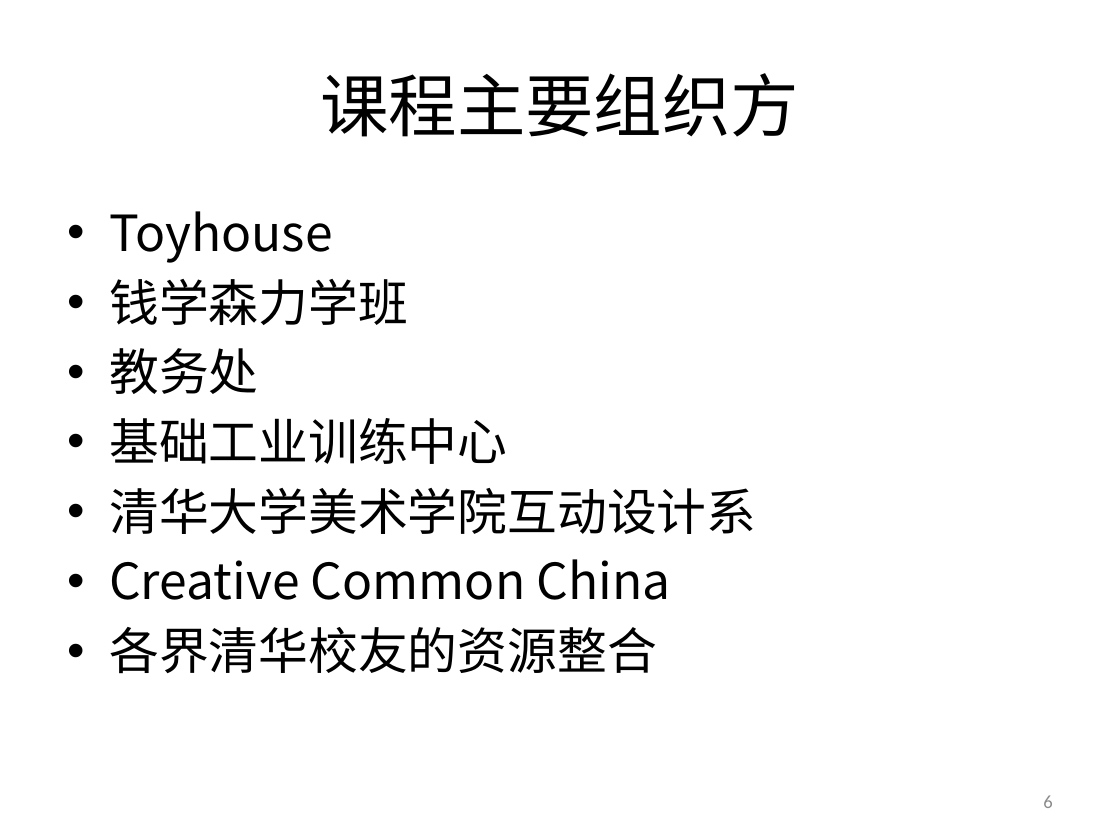
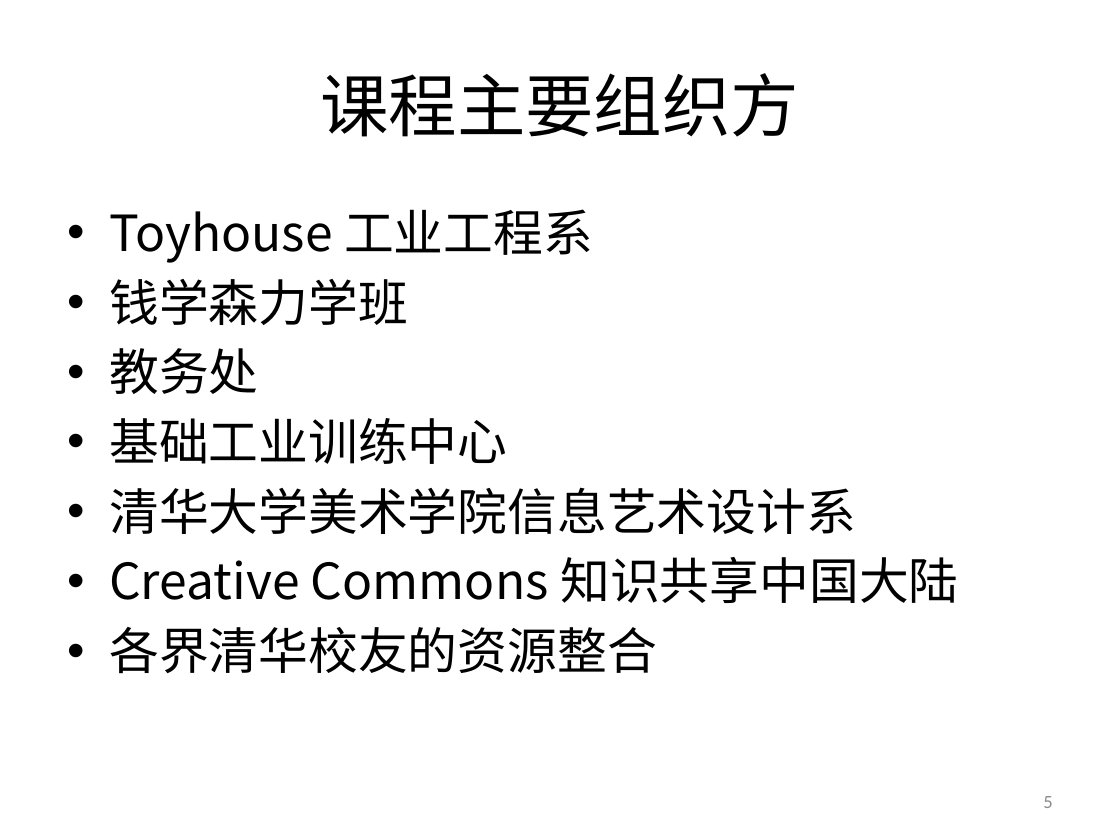
Before and after one commit to woodyme/2014JanXLP, a slide deck: slide 5 of 课程方案/XLP_WorkFLow_CHN.pptx (slide 6 before the commit). Drawn at 1120x840 pixels with LibreOffice and Linux fonts; fonts in the diff are those of the drawing; background and template pictures are left out. Boxes give left, top, right and bottom in pixels: in the first picture for what was removed or moved away, otherwise in the second. Text is boxed around its words. In the diff, an @@ line names an element or a change of style, - is before the commit and + after.

```diff
--- a/课程方案/XLP_WorkFLow_CHN.pptx
+++ b/课程方案/XLP_WorkFLow_CHN.pptx
@@ text at (x1=109, y1=209, x2=593, y2=263): text changed @@
-• Toyhouse
+• Toyhouse 工业工程系
@@ text at (x1=109, y1=487, x2=958, y2=603): text changed @@
-• 清华大学美术学院互动设计系
-• Creative Common China
+• 清华大学美术学院信息艺术设计系
+• Creative Commons 知识共享中国大陆
@@ page number at (x1=1043, y1=796, x2=1052, y2=808): text changed @@
-6
+5
```
Also in this commit, not shown: 10 other slides changed, 1 slide removed.
